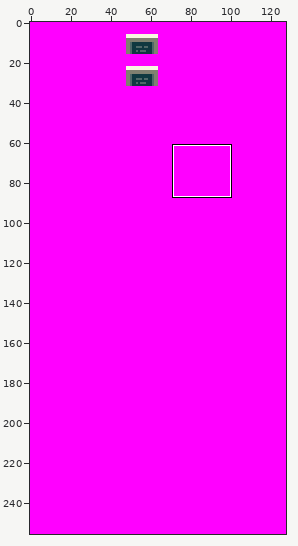
A sprite sheet gets an edit: tiles/route_203/top.png. Above, an overview of the earlier version with the close-up marked.
Close-up. As it was:
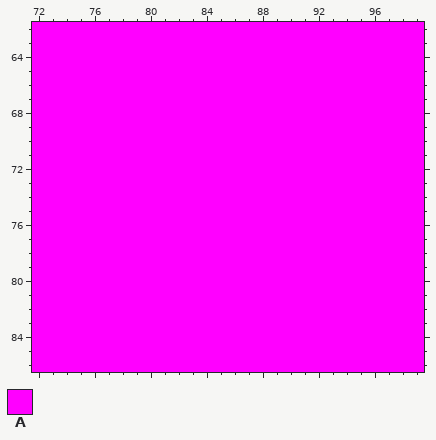
The file is 128x256 pixels. Shown: x 72..99, y 62..86.
Palette (. is transparent): A #ff00ff
Pixels before, first column x 72:
62 AAAAAAAAAAAAAAAAAAAAAAAAAAAA
63 AAAAAAAAAAAAAAAAAAAAAAAAAAAA
64 AAAAAAAAAAAAAAAAAAAAAAAAAAAA
65 AAAAAAAAAAAAAAAAAAAAAAAAAAAA
66 AAAAAAAAAAAAAAAAAAAAAAAAAAAA
67 AAAAAAAAAAAAAAAAAAAAAAAAAAAA
68 AAAAAAAAAAAAAAAAAAAAAAAAAAAA
69 AAAAAAAAAAAAAAAAAAAAAAAAAAAA
70 AAAAAAAAAAAAAAAAAAAAAAAAAAAA
71 AAAAAAAAAAAAAAAAAAAAAAAAAAAA
72 AAAAAAAAAAAAAAAAAAAAAAAAAAAA
73 AAAAAAAAAAAAAAAAAAAAAAAAAAAA
74 AAAAAAAAAAAAAAAAAAAAAAAAAAAA
75 AAAAAAAAAAAAAAAAAAAAAAAAAAAA
76 AAAAAAAAAAAAAAAAAAAAAAAAAAAA
77 AAAAAAAAAAAAAAAAAAAAAAAAAAAA
78 AAAAAAAAAAAAAAAAAAAAAAAAAAAA
79 AAAAAAAAAAAAAAAAAAAAAAAAAAAA
80 AAAAAAAAAAAAAAAAAAAAAAAAAAAA
81 AAAAAAAAAAAAAAAAAAAAAAAAAAAA
82 AAAAAAAAAAAAAAAAAAAAAAAAAAAA
83 AAAAAAAAAAAAAAAAAAAAAAAAAAAA
84 AAAAAAAAAAAAAAAAAAAAAAAAAAAA
85 AAAAAAAAAAAAAAAAAAAAAAAAAAAA
86 AAAAAAAAAAAAAAAAAAAAAAAAAAAA
The same view after the edit:
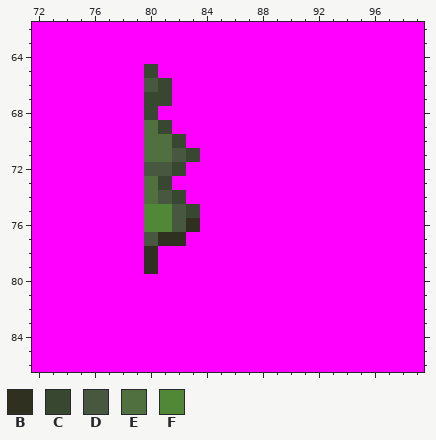
Colours new in this view: B #303020  C #384830  D #485840  E #507040  F #508838
Difference:
Changed rows in their new state; - is an unchanged pixel.
first column x 80:
65 C---
66 DC--
67 CC--
68 C---
69 EC--
70 EEC-
71 EEDC
72 DDC-
73 EC--
74 EDC-
75 FFDC
76 FFDB
77 DBB-
78 B---
79 B---
Boxes around the changes in both close-ups, in picture pixels (x1, y1, x2, y2):
changed: (144, 64, 200, 274)
